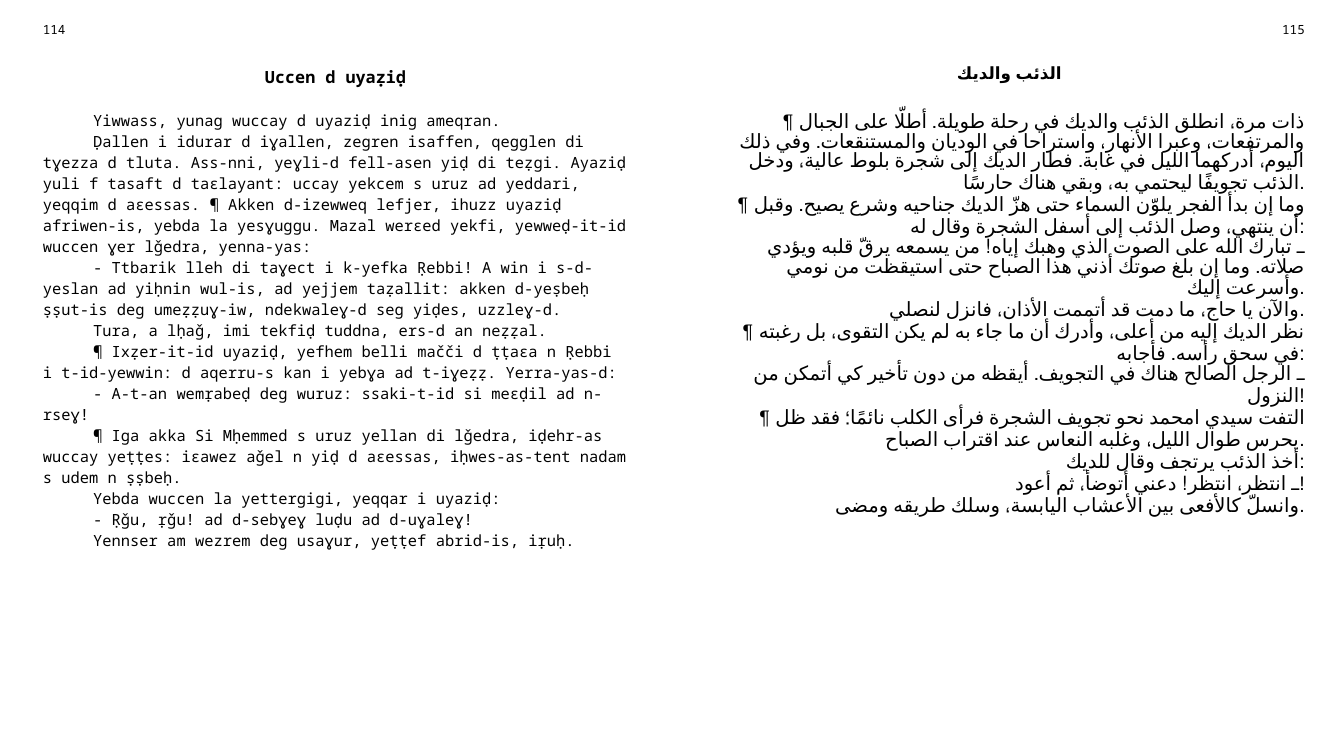
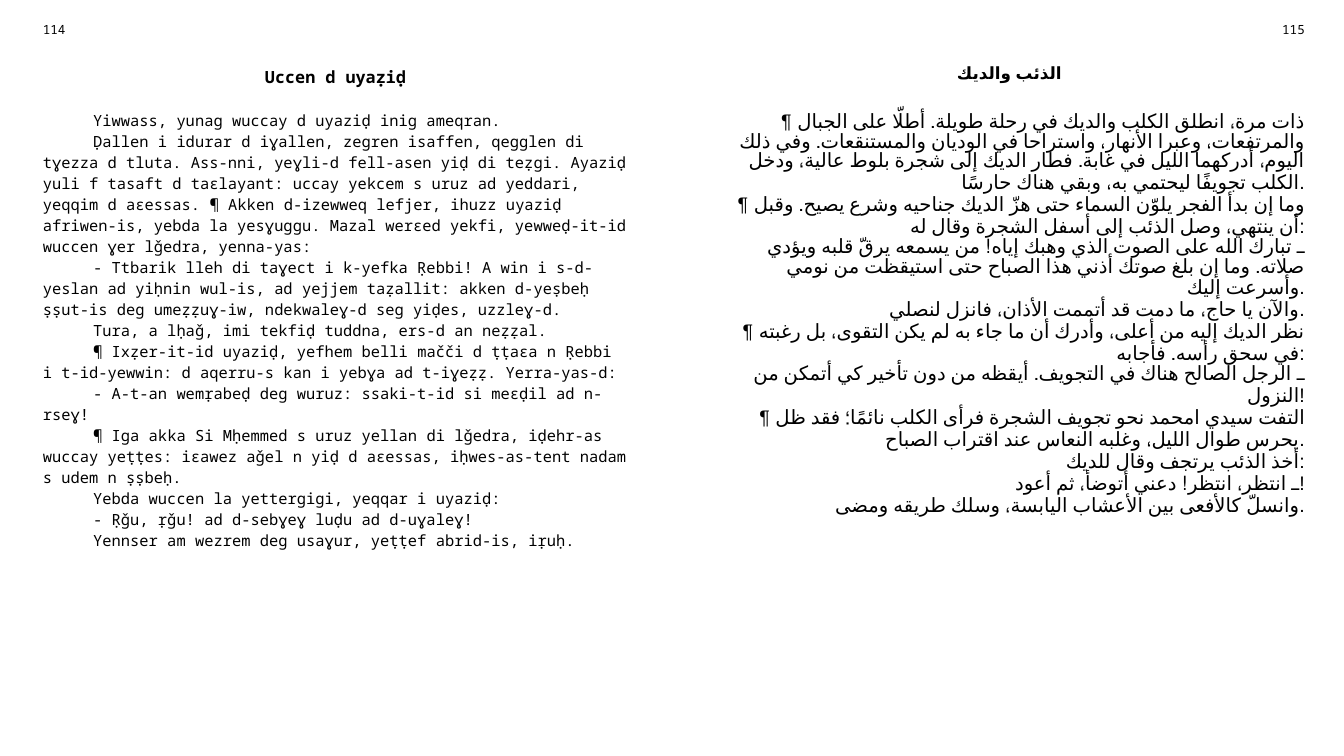
Before and after one commit to sferhah/tamacahut_n_wuccen, a slide deck: slide 53 of Uccen.ConsoleApp/uccen.arb.pptx. Drawn at 1344x756 pixels with LibreOffice and Linux fonts; fonts in the diff are those of the drawing. Boxes give left, top, right and bottom in pixels: in the first picture for what was removed or moved away, otherwise in the second. Text is boxed around its words. In the diff, an @@ line names an element or a change of style, - is before the commit and + after.

```diff
--- a/Uccen.ConsoleApp/uccen.arb.pptx
+++ b/Uccen.ConsoleApp/uccen.arb.pptx
@@ table at bbox=[32, 16, 1315, 729] @@
-row 3, column 3: ¶ ذات مرة، انطلق الذئب والديك في رحلة طويلة. أطلّا على الجبال والمرتفعات، وعبرا الأنهار، واستراحا في الوديان والمستنقعات. وفي ذلك اليوم، أدركهما الليل في غابة. فطار الديك إلى شجرة بلوط عالية، ودخل الذئب تجويفًا ليحتمي به، وبقي هناك حارسًا. / ¶ وما إن بدأ الفجر يلوّن السماء حتى هزّ الديك جناحيه وشرع يصيح. وقبل أن ينتهي، وصل الذئب إلى أسفل الشجرة وقال له: / ـ تبارك الله على الصوت الذي وهبك إياه! من يسمعه يرقّ قلبه ويؤدي صلاته. وما إن بلغ صوتك أذني هذا الصباح حتى استيقظت من نومي وأسرعت إليك. / والآن يا حاج، ما دمت قد أتممت الأذان، فانزل لنصلي. / ¶ نظر الديك إليه من أعلى، وأدرك أن ما جاء به لم يكن التقوى، بل رغبته في سحق رأسه. فأجابه: / ـ الرجل الصالح هناك في التجويف. أيقظه من دون تأخير كي أتمكن من النزول! / ¶ التفت سيدي امحمد نحو تجويف الشجرة فرأى الكلب نائمًا؛ فقد ظل يحرس طوال الليل، وغلبه النعاس عند اقتراب الصباح. / أخذ الذئب يرتجف وقال للديك: / ـ انتظر، انتظر! دعني أتوضأ، ثم أعود! / وانسلّ كالأفعى بين الأعشاب اليابسة، وسلك طريقه ومضى.
+row 3, column 3: ¶ ذات مرة، انطلق الكلب والديك في رحلة طويلة. أطلّا على الجبال والمرتفعات، وعبرا الأنهار، واستراحا في الوديان والمستنقعات. وفي ذلك اليوم، أدركهما الليل في غابة. فطار الديك إلى شجرة بلوط عالية، ودخل الكلب تجويفًا ليحتمي به، وبقي هناك حارسًا. / ¶ وما إن بدأ الفجر يلوّن السماء حتى هزّ الديك جناحيه وشرع يصيح. وقبل أن ينتهي، وصل الذئب إلى أسفل الشجرة وقال له: / ـ تبارك الله على الصوت الذي وهبك إياه! من يسمعه يرقّ قلبه ويؤدي صلاته. وما إن بلغ صوتك أذني هذا الصباح حتى استيقظت من نومي وأسرعت إليك. / والآن يا حاج، ما دمت قد أتممت الأذان، فانزل لنصلي. / ¶ نظر الديك إليه من أعلى، وأدرك أن ما جاء به لم يكن التقوى، بل رغبته في سحق رأسه. فأجابه: / ـ الرجل الصالح هناك في التجويف. أيقظه من دون تأخير كي أتمكن من النزول! / ¶ التفت سيدي امحمد نحو تجويف الشجرة فرأى الكلب نائمًا؛ فقد ظل يحرس طوال الليل، وغلبه النعاس عند اقتراب الصباح. / أخذ الذئب يرتجف وقال للديك: / ـ انتظر، انتظر! دعني أتوضأ، ثم أعود! / وانسلّ كالأفعى بين الأعشاب اليابسة، وسلك طريقه ومضى.
```
Also in this commit, not shown: 4 other slides changed, 3 other files.
